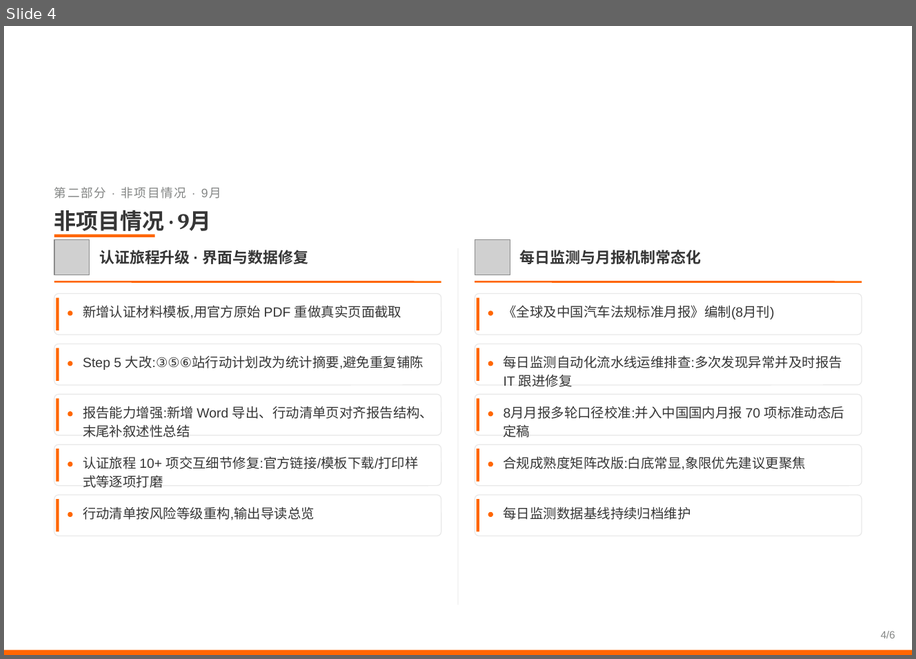
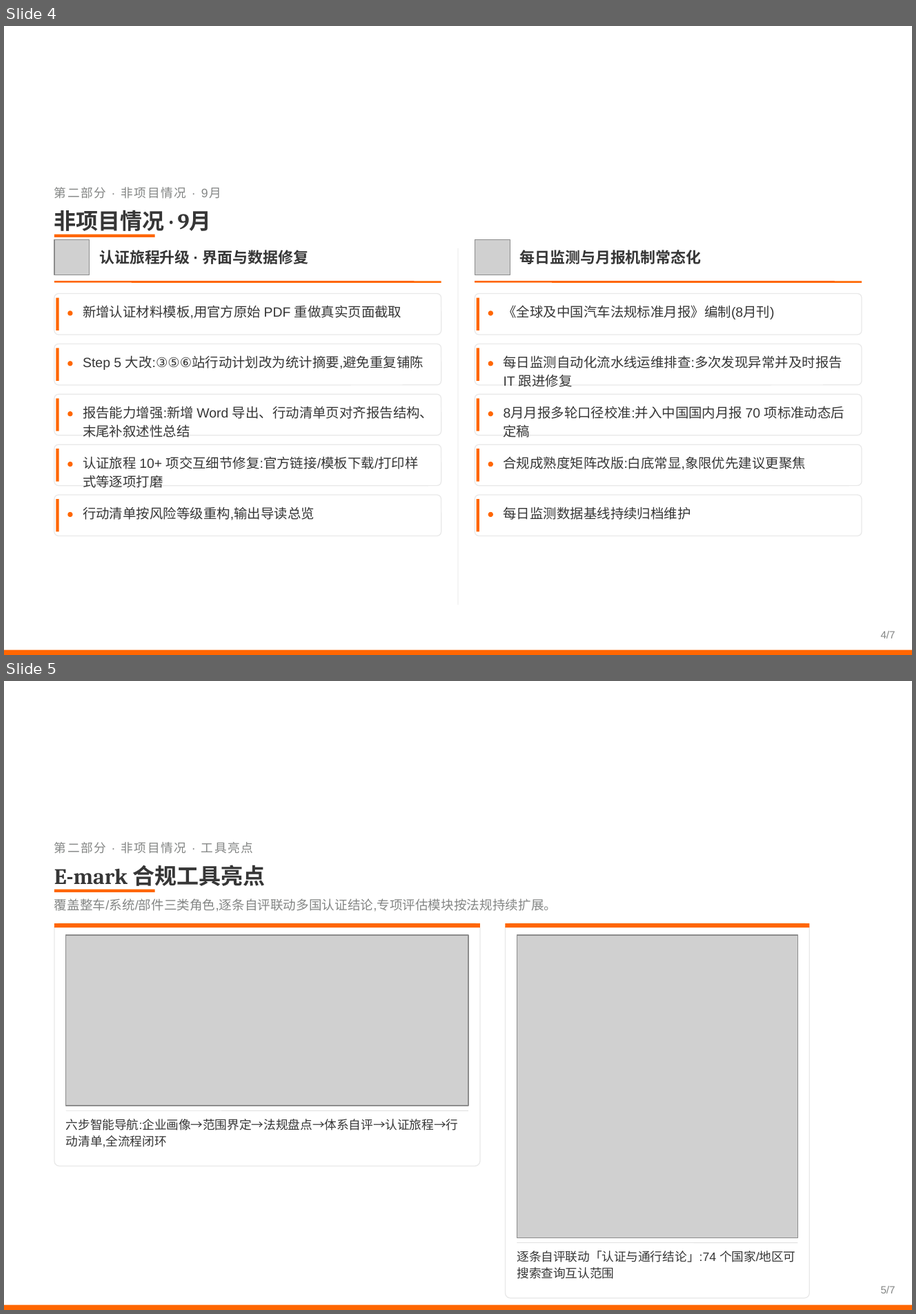
Before and after one commit to zhenghannah1228-boop/Auto-Reg-Monitor, a slide deck: 2026年8-9月工作汇报.pptx. Shown one above the other, each under a label of ours: slide 4 before the commit, slides 4 and 5 after it. The pictures are 916x659 and 916x1314 pixels, drawn with LibreOffice and Linux fonts; fonts in the diff are those of the drawing; grey boxes stand for pictures; background and template pictures are left out. Boxes give left, top, right and bottom in pixels: in the first picture for what was removed or moved away, otherwise in the second. Text is boxed around its words. In the diff, an @@ line names an element or a change of style, - is before the commit and + after.

```diff
--- a/2026年8-9月工作汇报.pptx
+++ b/2026年8-9月工作汇报.pptx
@@ slide 5 added at <box>4,681,912,1310</box>, background picture (left out) @@
@@ text added at <box>54,842,253,853</box>, 10.5 pt, text #848685 @@
+第二部分 · 非项目情况 · 工具亮点
@@ text added at <box>54,865,265,889</box>, 19 pt, text #363636, bold @@
+E-mark 合规工具亮点
@@ line added from (54, 891) to (155, 891), #FF6600 2.5 pt @@
@@ text added at <box>54,898,557,911</box>, 11 pt, text #848685 @@
+覆盖整车/系统/部件三类角色,逐条自评联动多国认证结论,专项评估模块按法规持续扩展。
@@ rounded rectangle added at <box>54,923,480,1165</box>, fill #FFFFFF, outline #E8E8E8 0.75 pt @@
@@ rectangle added at <box>54,923,480,927</box>, fill #FF6600 @@
@@ rounded rectangle added at <box>506,923,810,1298</box>, fill #FFFFFF, outline #E8E8E8 0.75 pt @@
@@ rectangle added at <box>506,923,810,927</box>, fill #FF6600 @@
@@ picture added at <box>66,935,468,1105</box> @@
@@ picture added at <box>517,935,798,1238</box> @@
@@ line added from (66, 1110) to (468, 1110), #E0E0E0 0.5 pt @@
@@ text added at <box>66,1118,459,1147</box>, 10.5 pt, text #363636 @@
+六步智能导航:企业画像→范围界定→法规盘点→体系自评→认证旅程→行动清单,全流程闭环
@@ text added at <box>517,1250,796,1279</box>, 10.5 pt, text #363636 @@
+逐条自评联动「认证与通行结论」:74 个国家/地区可搜索查询互认范围
@@ line added from (517, 1243) to (798, 1243), #E0E0E0 0.5 pt @@
@@ text added at <box>881,1285,895,1293</box>, 9 pt, text #848685 @@
+5/7
@@ rectangle added at <box>4,1305,912,1310</box>, fill #FF6600 @@
@@ slide 4 changed as well @@
@@ text at <box>881,630,895,638</box>: text changed @@
-4/6
+4/7
```
Also in this commit, not shown: 5 other slides changed.
